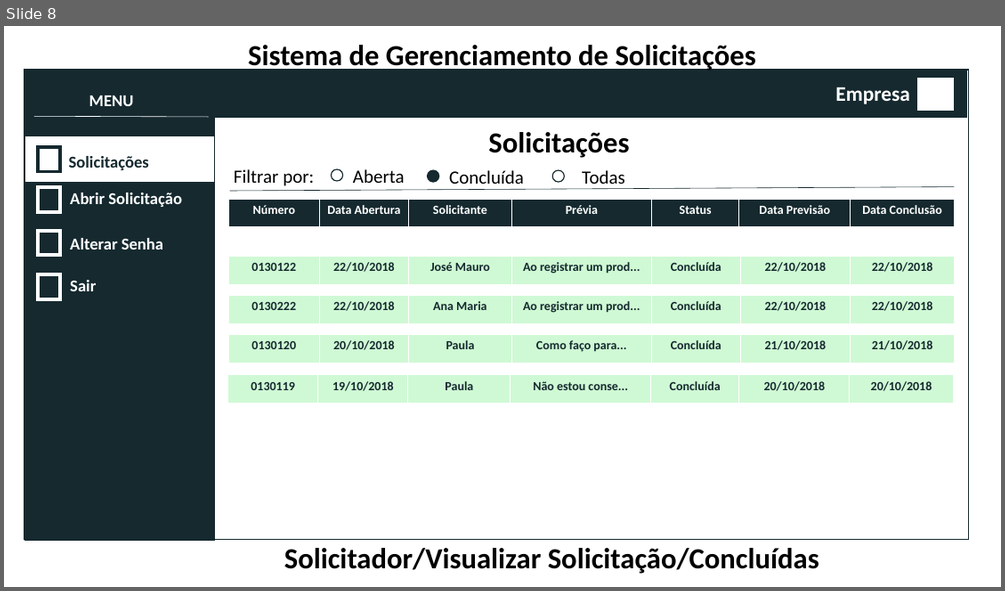
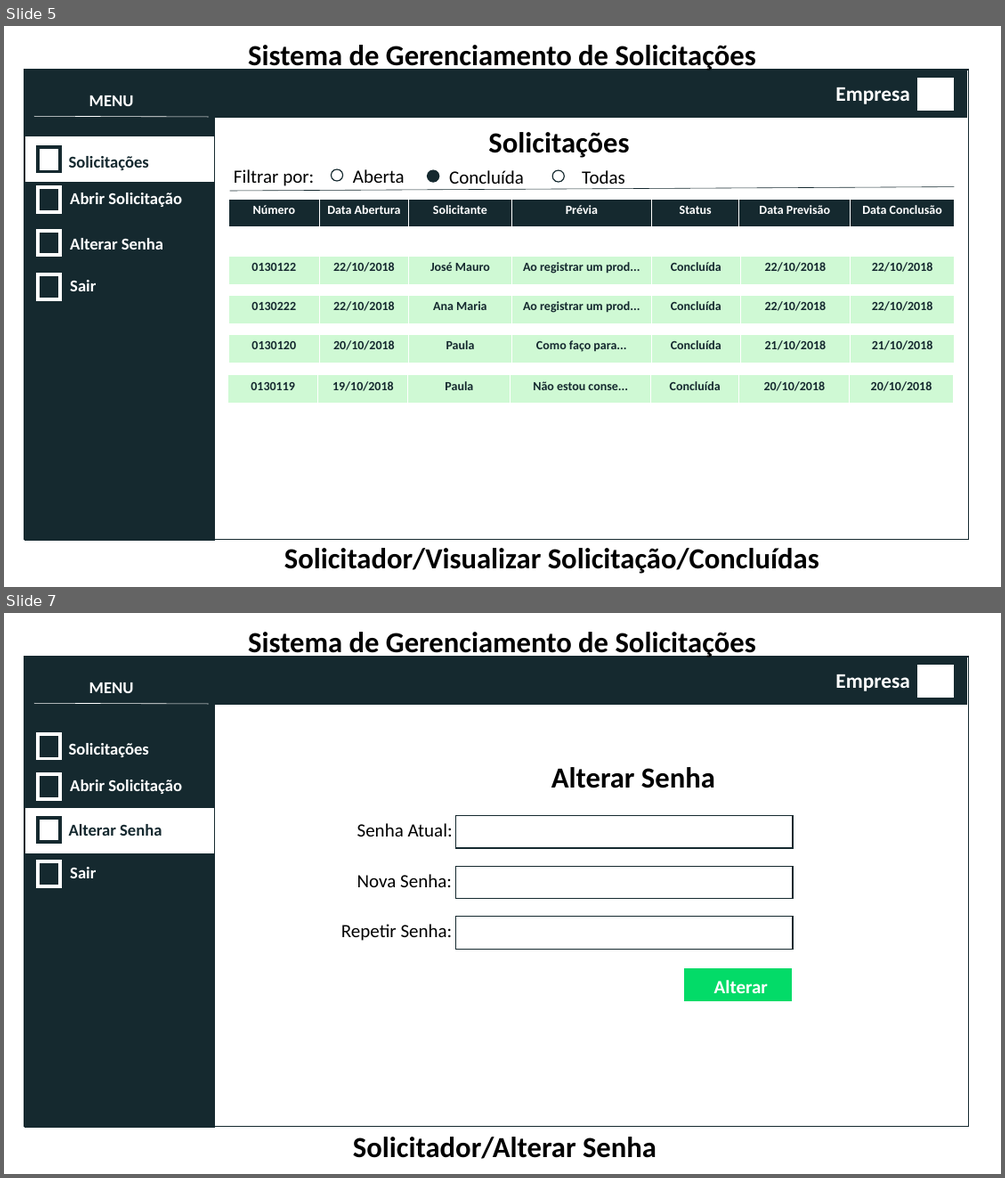
Before and after one commit to andressadipaula/Projeto_SGS, a slide deck: Protótipo/Protótipos.pptx. Shown one above the other, each under a label of ours: slide 8 before the commit, slides 5 and 7 after it; the slides between them are not shown. The pictures are 1005x591 and 1005x1178 pixels, drawn with LibreOffice and Linux fonts; fonts in the diff are those of the drawing. Boxes give left, top, right and bottom in pixels: in the first picture for what was removed or moved away, otherwise in the second. Text is boxed around its words. In the diff, an @@ line names an element or a change of style, - is before the commit and + after.

Commit message:
Tela de Alterar senha

```diff
--- a/Protótipo/Protótipos.pptx
+++ b/Protótipo/Protótipos.pptx
@@ slide 7 added at (4,613,1001,1174), background #FFFFFF @@
@@ text added at (248,632,756,659), 28 pt, text #000000, bold @@
+Sistema de Gerenciamento de Solicitações
@@ rectangle added at (24,657,969,1126), outline #15292F 1 pt @@
@@ rectangle added at (25,657,215,1127), fill #15292F, outline #15292F 1 pt @@
@@ rectangle added at (39,657,966,704), fill #15292F, outline #15292F 1 pt @@
@@ text added at (89,682,134,693), 16 pt, text #FFFFFF, bold @@
+MENU
@@ text added at (835,674,910,691), 20 pt, text #FFFFFF, bold @@
+Empresa
@@ rectangle added at (919,666,952,696), fill #FFFFFF, outline #FFFFFF 3.25 pt @@
@@ line added from (34, 704) to (209, 704), #FFFFFF 0.5 pt @@
@@ rectangle added at (38,734,60,759), outline #FFFFFF 3.25 pt @@
@@ text added at (69,743,149,757), 16 pt, text #FFFFFF, bold @@
+Solicitações
@@ text added at (551,767,715,788), 28 pt, text #000000, bold @@
+Alterar Senha
@@ rectangle added at (38,774,60,799), outline #FFFFFF 3.25 pt @@
@@ text added at (70,779,182,794), 16 pt, text #FFFFFF, bold @@
+Abrir Solicitação
@@ rectangle added at (25,807,214,854), fill #FFFFFF, outline #15292F 1 pt @@
@@ rectangle added at (38,817,60,842), outline #15292F 3.25 pt @@
@@ text added at (69,824,162,835), 16 pt, text #15292F, bold @@
+Alterar Senha
@@ text added at (357,823,453,836), 18 pt, text #000000 @@
+Senha Atual:
@@ rectangle added at (455,816,793,848), outline #15292F 1 pt @@
@@ rectangle added at (40,839,63,863), outline #15292F 3.25 pt @@
@@ rectangle added at (38,861,60,886), outline #FFFFFF 3.25 pt @@
@@ text added at (70,867,96,878), 16 pt, text #FFFFFF, bold @@
+Sair
@@ text added at (357,874,452,887), 18 pt, text #000000 @@
+Nova Senha:
@@ rectangle added at (455,866,793,898), outline #15292F 1 pt @@
@@ text added at (341,924,453,941), 18 pt, text #000000 @@
+Repetir Senha:
@@ rectangle added at (455,916,793,949), outline #15292F 1 pt @@
@@ rectangle added at (685,968,792,1000), fill #03DB68, outline #03DB68 1 pt @@
@@ text added at (714,980,768,993), 18 pt, text #FFFFFF, bold @@
+Alterar
@@ text added at (353,1136,656,1159), 28 pt, text #000000, bold @@
+Solicitador/Alterar Senha
@@ what was slide 8 is now slide 5 @@
```
Also in this commit, not shown: 1 slide changed, 1 other file.
